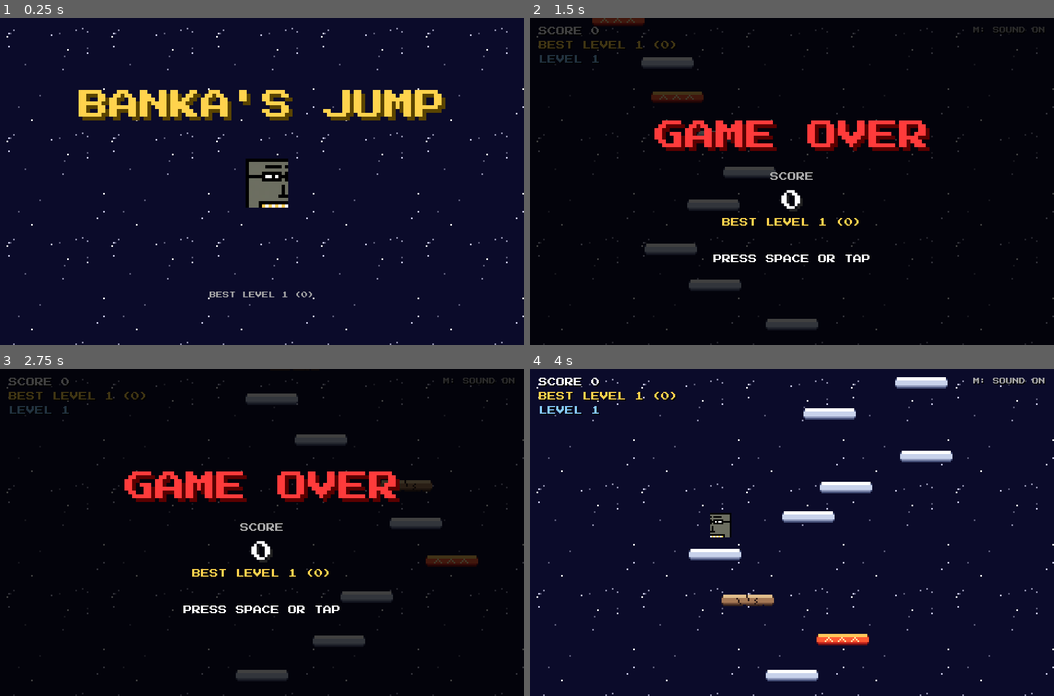
Above: before the commit, frames 1-4 (two rows, left to right).
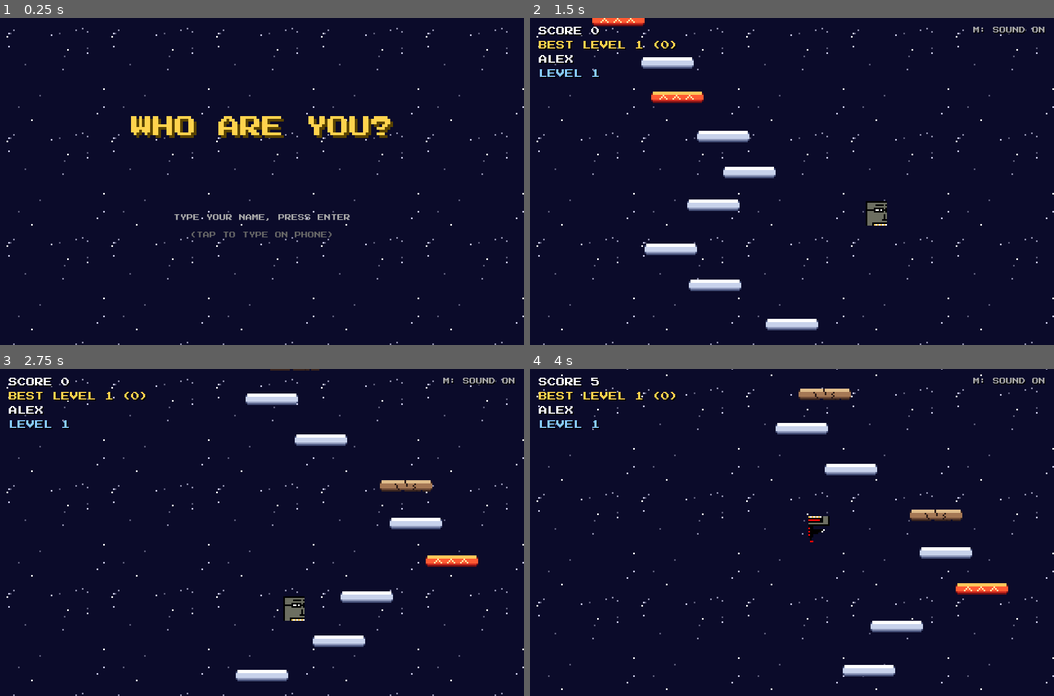
Above: after the commit, the same moments.

Repository: vraj2011/Banka-s-Jump
Game: browser game, page index.html
Same seed, same stepped clock (60 frames per second), same inputs: the game is played once before the commit and once after it. When the page shows a pop-up message, it is drawn as a white box for half a second while everything else waits; a line starting with > is the answer the replay typed.
Inputs (mouse positions are in pixels of both pictures, inside the frame that each line leads up to):
- Up to frame 1 (0.25 s): no input
- Up to frame 2 (1.5 s): click (792, 181) at 0.27 s; hold Right from 1.03 s (still down); tap Space at 1.1 s
- Up to frame 3 (2.75 s): release Right at 1.53 s; hold Down 1.58-1.85 s; tap Space at 1.6, 2.1, 2.6 s; click "BEST LEVEL 1 (0)" at 1.77 s; hold Left 1.9-2.47 s; tap N at 2.52 s; hold Right from 2.52 s (still down)
- Up to frame 4 (4 s): tap Space at 3.1, 3.6 s; release Right at 3.18 s; hold Left 3.23-3.67 s; click "LEVEL 1" at 3.27 s; tap Enter at 3.52 s; hold Down from 3.72 s (still down)

The runs differ from the first frame. In frame 1, 7.6% of the frame differs, in the area x 15-85%, y 22-86%; in frame 2, 99%; in frame 3, 100%, in the area x 0-100%, y 0-100%; in frame 4, 7.5%.

Commit message:
done !! readme mainly

Diff:
--- a/game.js
+++ b/game.js
@@ -36,7 +36,8 @@
 let best=+localStorage.getItem('best')||0
 let ac
 let mute=localStorage.getItem('mute')=='1'
-let scene='title'
+let nm=localStorage.getItem('name')||''
+let scene=nm?'title':'name'
 
 const sn=v=>Math.round(v/S)*S
 const lvl=()=>Math.floor(score/10/LV)
@@ -99,6 +100,21 @@
 
 onkeydown=e=>{
   wake()
+
+  if(scene=='name'){
+    if(e.key=='Backspace')nm=nm.slice(0,-1)
+
+    else if(e.key=='Enter'&&nm.trim()){
+      nm=nm.trim()
+      localStorage.setItem('name',nm)
+      scene='title'
+    }
+
+    else if(e.key.length==1&&/[a-z0-9 ]/i.test(e.key)&&nm.length<10)nm+=e.key.toUpperCase()
+
+    return
+  }
+
   const k=e.key.toLowerCase()
   keys[k]=true
 
@@ -106,6 +122,8 @@
     mute=!mute
     localStorage.setItem('mute',mute?'1':'0')
   }
+
+  if(k=='n'&&scene=='title')scene='name'
 
   if(e.key==' '||e.key=='Enter'){
     if(scene=='title'){
@@ -121,6 +139,18 @@
 
 onpointerdown=()=>{
   wake()
+
+  if(scene=='name'){
+    const v=prompt('YOUR NAME (MAX 10)')
+
+    if(v&&v.trim()){
+      nm=v.trim().slice(0,10).toUpperCase()
+      localStorage.setItem('name',nm)
+      scene='title'
+    }
+
+    return
+  }
 
   if(scene=='title'){
     scene='play'
@@ -281,6 +311,22 @@
   g.fillStyle=TINT[lv%TINT.length]
   g.fillRect(0,0,c.width,c.height)
 
+  if(scene=='name'){
+    const m=c.width/2
+    const h=c.height/2
+    const big=Math.min(40,c.width/16)
+
+    g.textAlign='center'
+    g.textBaseline='top'
+
+    text('WHO ARE YOU?',m,h-big*3,big,'#ffd34d','#5a4400')
+    text(nm+(Math.floor(Date.now()/400)%2?'_':' '),m,h-big*0.5,big*0.8,'#fff','#222')
+    text('TYPE YOUR NAME, PRESS ENTER',m,h+big*1.5,12,'#aaa')
+    text('(TAP TO TYPE ON PHONE)',m,h+big*2.3,12,'#666')
+
+    return
+  }
+
   if(scene=='title'){
     const m=c.width/2
     const h=c.height/2
@@ -295,6 +341,7 @@
 
     if(Math.floor(Date.now()/500)%2)text('PRESS SPACE OR TAP',m,h+big*2.2,16,'#fff')
     text('BEST LEVEL '+bl()+' ('+best+')',m,h+big*3.6,12,'#aaa')
+    text('PLAYER: '+nm+'  (N TO CHANGE)',m,h+big*4.6,12,'#8cf')
 
     return
   }
@@ -328,7 +375,8 @@
 
   text('SCORE '+Math.floor(score/10),16,16,16,'#fff','#000')
   text('BEST LEVEL '+bl()+' ('+best+')',16,42,16,'#ffd34d','#000')
-  text('LEVEL '+(lv+1),16,68,16,'#8cf','#000')
+  text(nm,16,68,16,'#fff','#000')
+  text('LEVEL '+(lv+1),16,94,16,'#8cf','#000')
 
   g.textAlign='right'
 
@@ -361,7 +409,9 @@
 
     else text('BEST LEVEL '+bl()+' ('+best+')',m,h+big*1.2,16,'#ffd34d')
 
-    if(Math.floor(Date.now()/500)%2)text('PRESS SPACE OR TAP',m,h+big*2.4,16,'#fff')
+    text(nm,m,h+big*1.2+28,12,'#8cf')
+
+    if(Math.floor(Date.now()/500)%2)text('PRESS SPACE OR TAP',m,h+big*2.4+24,16,'#fff')
   }
 }
 
Binary file added: Screenshot 2026-11-19 233515.png
Binary file added: Screenshot 2026-11-19 233548.png
Binary file added: Screenshot 2026-11-19 233611.png
Not shown, changed: JOURNAL.md
